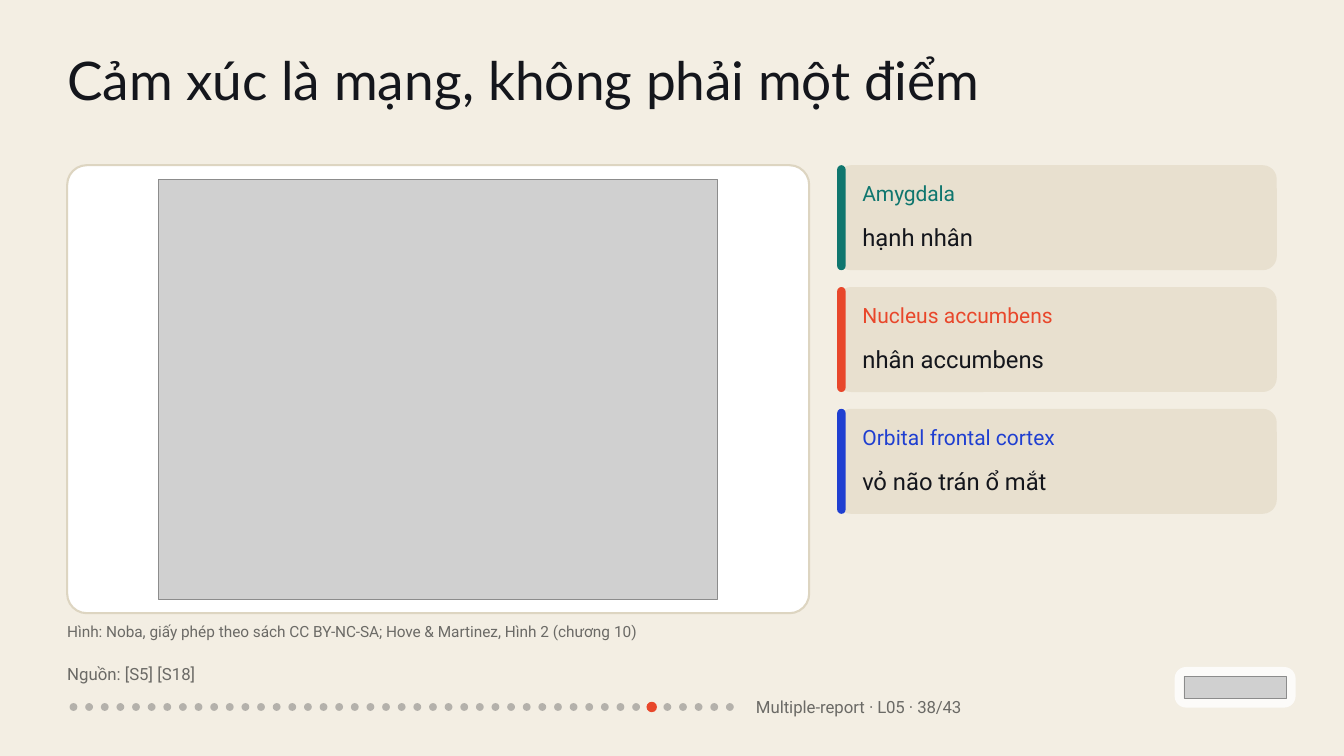
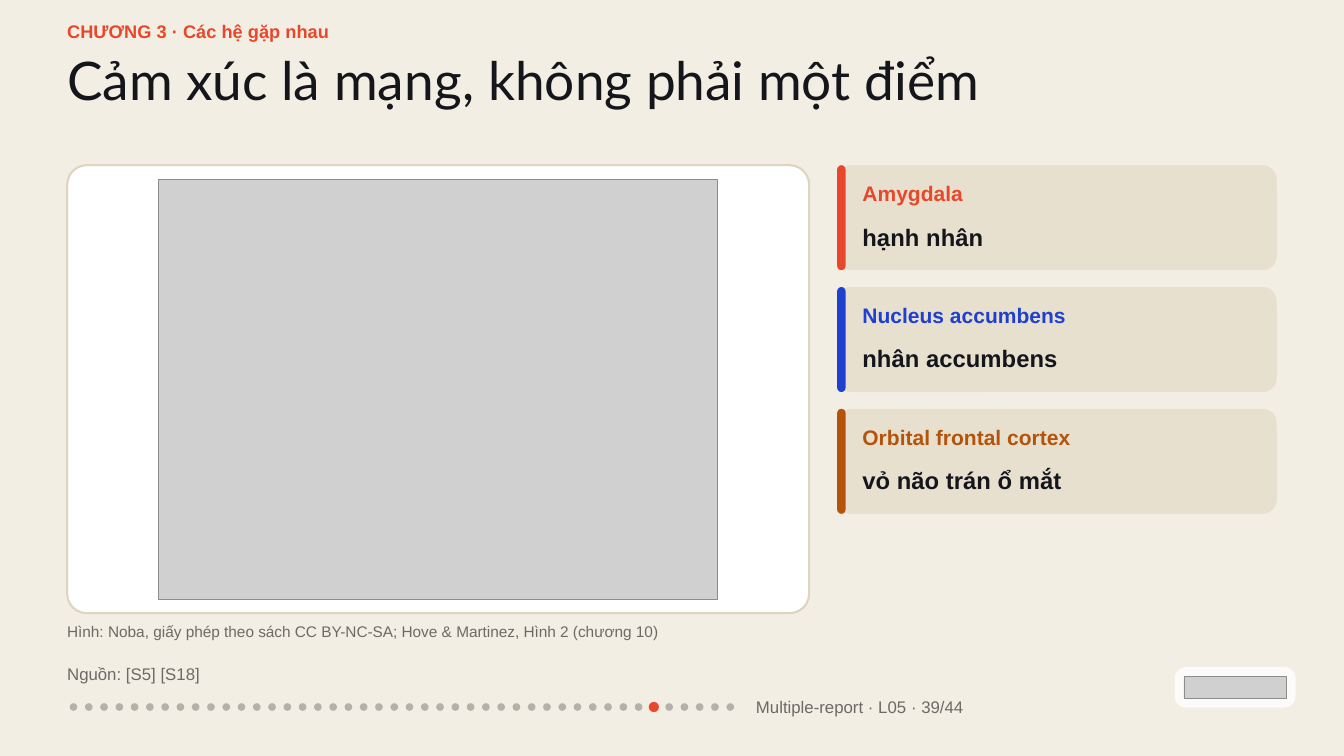
Before and after one commit to vohoailinh90/Multiple-report, a slide deck: slide 39 of lessons/L05/L05.pptx (slide 38 before the commit). Drawn at 1344x756 pixels with LibreOffice and Linux fonts; fonts in the diff are those of the drawing; grey boxes stand for pictures. Boxes give left, top, right and bottom in pixels: in the first picture for what was removed or moved away, otherwise in the second. Text is boxed around its words. In the diff, an @@ line names an element or a change of style, - is before the commit and + after.

```diff
--- a/lessons/L05/L05.pptx
+++ b/lessons/L05/L05.pptx
@@ text added at box(67, 24, 329, 42), 19.5 pt, text #E8472B, bold @@
+CHƯƠNG 3 · Các hệ gặp nhau
@@ rounded rectangle at box(837, 165, 845, 270): fill #0F766E to #E8472B @@
@@ text "Amygdala" at box(862, 186, 962, 206): font Roboto to Arial, text colour #0F766E to #E8472B, letter spacing -0.2 to 0 pt, bold on @@
@@ text "hạnh nhân" at box(862, 228, 983, 251): font Roboto to Arial, bold on; letter spacing 0 to 0.1 pt in "hạnh" @@
@@ rounded rectangle at box(837, 287, 845, 392): fill #E8472B to #1F3FD1 @@
@@ text "Nucleus accumbens" at box(862, 307, 1066, 323): font Roboto to Arial, text colour #E8472B to #1F3FD1, bold on @@
@@ text "nhân accumbens" at box(862, 349, 1057, 368): font Roboto to Arial, bold on @@
@@ rounded rectangle at box(837, 409, 845, 513): fill #1F3FD1 to #B45309 @@
@@ text "Orbital frontal cortex" at box(862, 429, 1070, 445): font Roboto to Arial, text colour #1F3FD1 to #B45309, bold on; letter spacing -0.1 to 0 pt in "frontal cortex" @@
@@ text "vỏ não trán ổ mắt" at box(862, 470, 1061, 490): font Roboto to Arial, bold on; letter spacing -0.3 to 0 pt in "vỏ"; letter spacing -0.1 to 0 pt in "trán mắt" @@
@@ text "Hình: Noba, giấy phép theo ..." at box(67, 625, 658, 640): font Roboto to Arial; letter spacing -0.1 to 0 pt in "BY-NC-SA; Hove" @@
@@ text "Nguồn: [S5] [S18]" at box(67, 667, 200, 684): font Roboto to Arial @@
@@ 12 ellipses: place and size @@
-12 ellipses at box(210, 703, 390, 711)
+12 ellipses at box(207, 703, 382, 710)
@@ ellipse added at box(390, 703, 398, 710), fill #14161C at 28% opacity @@
@@ ellipse: place and size @@
-ellipse at box(398, 703, 406, 711)
+ellipse at box(406, 703, 413, 710)
@@ ellipse: place and size @@
-ellipse at box(413, 703, 421, 711)
+ellipse at box(421, 703, 428, 710)
@@ 11 ellipses: place and size @@
-11 ellipses at box(429, 703, 593, 711)
+11 ellipses at box(436, 703, 596, 710)
@@ text at box(756, 701, 963, 717): text changed; font Roboto to Arial @@
-Multiple-report · L05 · 38/43
+Multiple-report · L05 · 39/44
```
Also in this commit, not shown: 42 other slides changed, 1 slide added, 1 other file.
